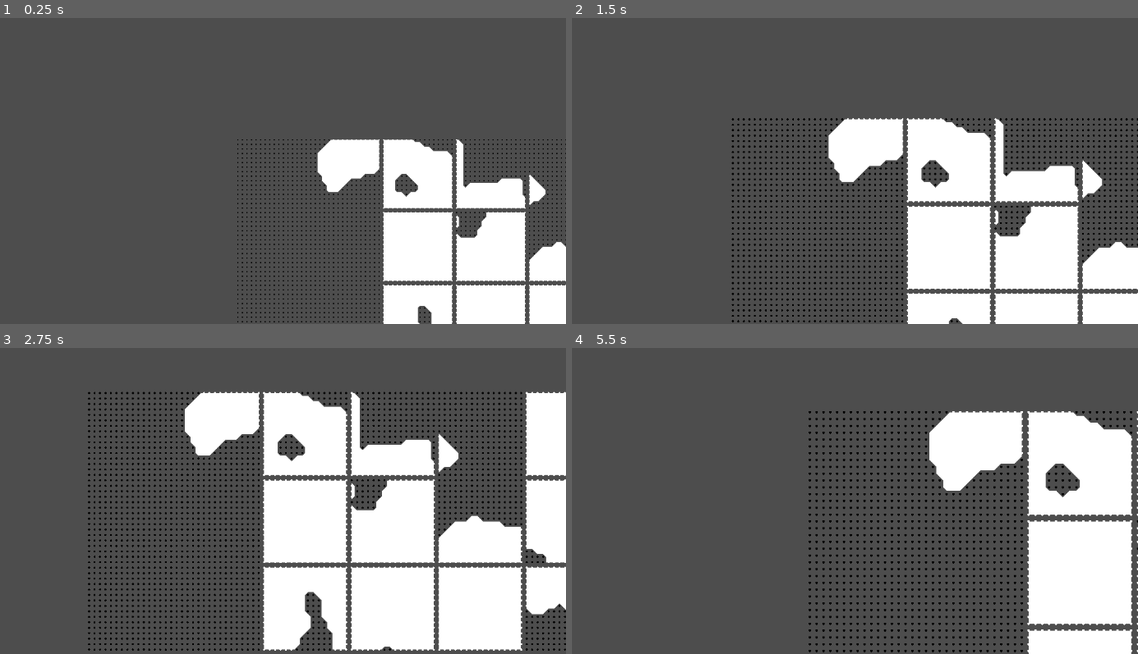
Above: before the commit, frames 1-4 (two rows, left to right).
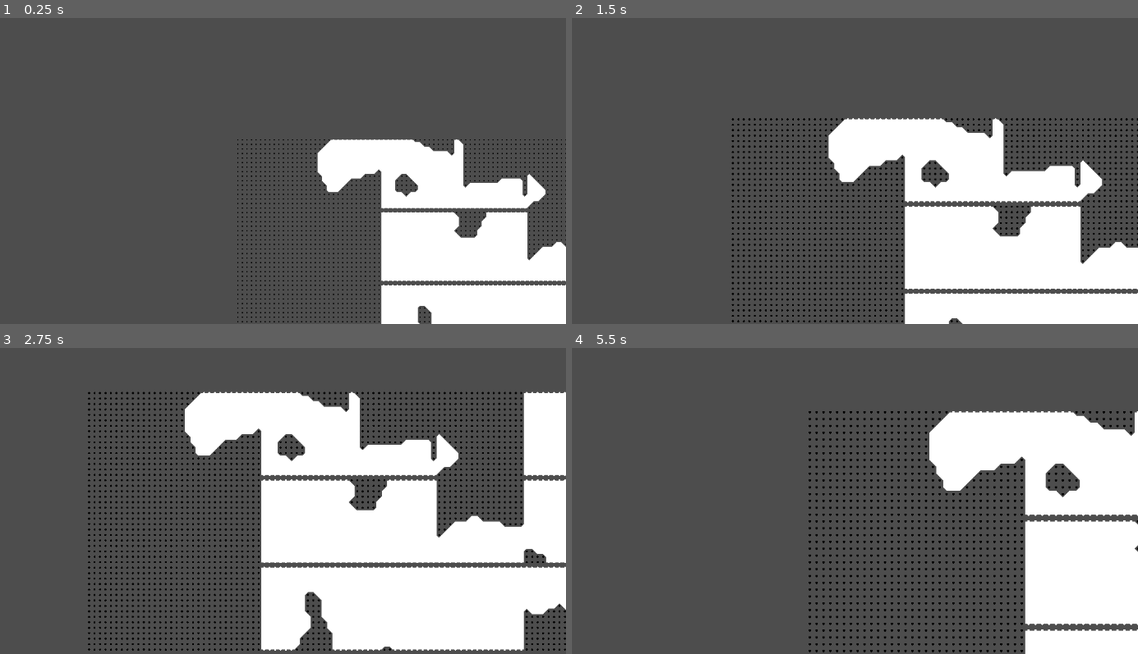
Above: after the commit, the same moments.

Repository: BossHectorius/marchsquare
Game: Godot game, scene res://scene/world.tscn
Two runs of this game, one before a commit and one after it. Both use one fixed random seed, a clock stepped at 60 frames per second and the inputs below. The project has no main scene, so this scene is started directly.
Inputs (mouse positions are in pixels of both pictures, inside the frame that each line leads up to):
- Up to frame 1 (0.25 s): no input
- Up to frame 2 (1.5 s): tap Enter at 0.5 s; move the mouse to (956, 122) at 0.52 s; hold D (right) 0.53-1.28 s; tap Mouse wheel up (in) at 0.6, 1.35 s; move the mouse to (679, 158) at 1.27 s; hold S (down) from 1.28 s (still down)
- Up to frame 3 (2.75 s): move the mouse to (305, 387) at 2.02 s; release S (down) at 2.03 s; hold D (right) from 2.03 s (still down); tap Mouse wheel down (out) at 2.1 s; tap Mouse wheel up (in) at 2.3 s
- Up to frame 4 (5.5 s): move the mouse to (775, 543) at 2.77 s; release D (right) at 2.78 s; hold W (up) 2.78-3.53 s; tap Mouse wheel up (in) at 2.85, 3.6, 4.55, 5.1 s; move the mouse to (1007, 525) at 3.52 s; hold A (left) 3.53-5.03 s; move the mouse to (611, 415) at 4.27 s; tap Mouse wheel down (out) at 4.35 s; move the mouse to (843, 470) at 5.02 s; hold S (down) from 5.03 s (still down)

The runs differ from the first frame. In frame 1, 1.0% of the frame differs, in the area x 66-94%, y 39-100%; in frame 2, 1.4%; in frame 3, 2.3%, in the area x 45-94%, y 14-99%; in frame 4, 1.4%.
Error before the commit: Out of bounds get index '0' (on base: 'Array') (res://script/chunk.gd:67)

Commit message:
chunks connect horizontally

Diff:
--- a/square/script/chunk.gd
+++ b/square/script/chunk.gd
@@ -21,7 +21,7 @@
 			points[x].append(Vector4(x * res.x, y * res.y, value, 0))
 			if x==0:
 				first_row.append(Vector4(x * res.x, y * res.y, value, 0))
-			elif x == size.x:
+			elif x == size.x - 1:
 				last_row.append(Vector4(x * res.x, y * res.y, value, 0))
 	draw.emit()
 
@@ -68,8 +68,8 @@
 		var b: Vector4 = column[y]
 		var c: Vector4 = column[y + 1]
 		var d: Vector4 = last_row[y + 1]
-		b.x += res.x
-		c.x += res.x
+		b.x += res.x + a.x
+		c.x += res.x + a.x
 		print("this cell is at %s %s %s %s" % [a, b, c, d])
 		triangulate(Cell.new(a, b, c, d))
 
